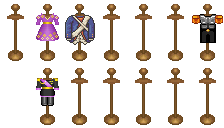
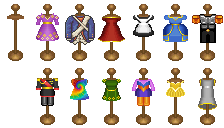
Comparing the layer stacks of the two 224 x 128 images. Changes:
renamed "outfits" to "outfits-CC0", painted on it over [36, 15, 217, 110]
